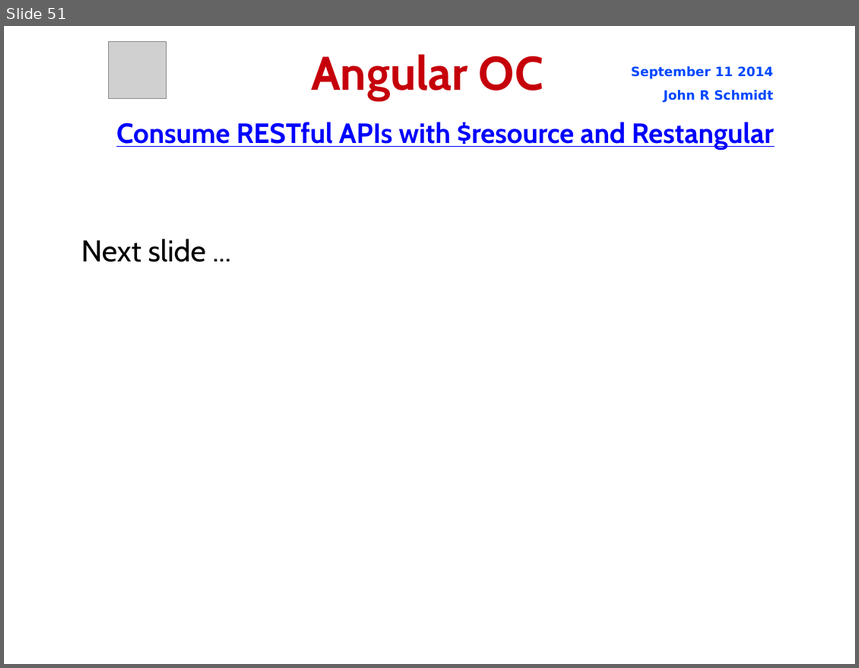
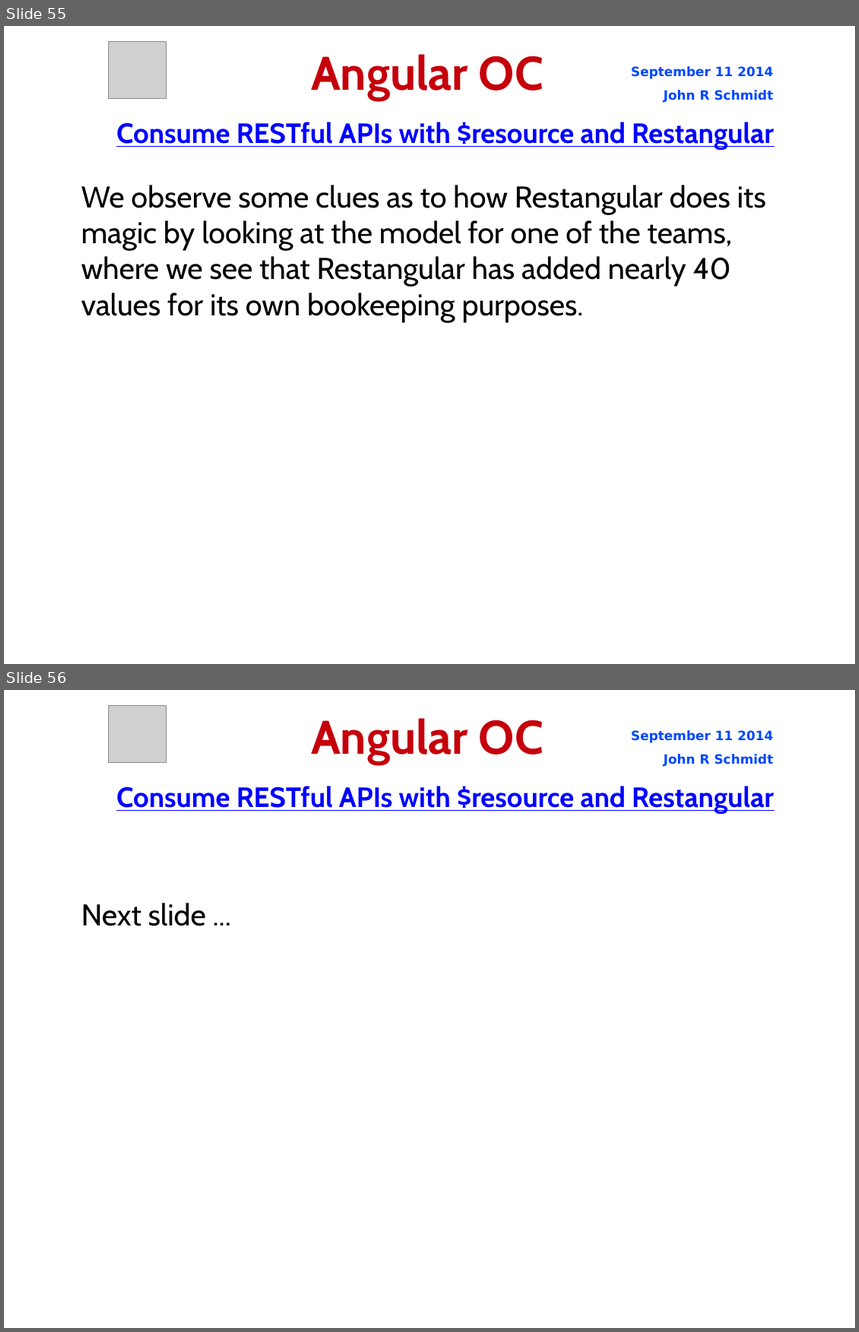
Before and after one commit to jrschmidt/fifa-angular-rest-demo, a slide deck: fifa.odp. Shown one above the other, each under a label of ours: slide 51 before the commit, slides 55 and 56 after it. The pictures are 859x668 and 859x1332 pixels, drawn with LibreOffice and Linux fonts; fonts in the diff are those of the drawing; grey boxes stand for pictures; background and template pictures are left out. Boxes give left, top, right and bottom in pixels: in the first picture for what was removed or moved away, otherwise in the second. Text is boxed around its words. In the diff, an @@ line names an element or a change of style, - is before the commit and + after.

Commit message:
Restangular succesfully fetches our RESTful data

```diff
--- a/fifa.odp
+++ b/fifa.odp
@@ slide 55 added at bbox=[4, 26, 855, 664], background picture (left out) @@
@@ picture added at bbox=[108, 41, 166, 99] @@
@@ title added at bbox=[311, 54, 544, 100], 44 pt, text #C5000B, bold @@
+Angular OC
@@ text added at bbox=[631, 66, 774, 103], 12 pt, text #0047FF, bold @@
+September 11 2014
+John R Schmidt
@@ text added at bbox=[116, 122, 774, 150], 26 pt, text #0000FF, bold, underline @@
+Consume RESTful APIs with $resource and Restangular
@@ subtitle added at bbox=[82, 185, 766, 322], 28 pt, text #000000 @@
+We observe some clues as to how Restangular does its magic by looking at the model for one of the teams, where we see that Restangular has added nearly 40 values for its own bookeeping purposes.
@@ what was slide 51 is now slide 56 @@
```
Also in this commit, not shown: 1 slide changed, 4 other slides added, 1 other file.
